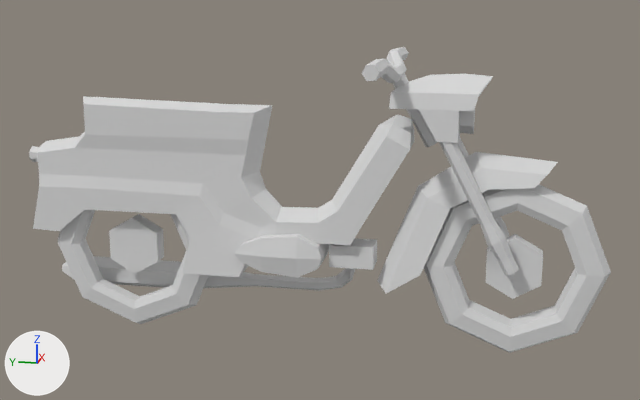
Before and after pictures for a commit that changed the glTF model models/ultimate-pack/low-poly-10/m/vehicles-motorbike-old.glb.
Rendered twice from a 50 mm camera at (-3.07, -0.63, 1.31) aimed at (0.03, -0.01, 0.54). The axes (+X, +Y, +Z) are drawn at lower left. The lights are the same throughout. The first picture is the older version. Where no turn or scale is listed for an object, it has been applied to the vertices.

The first picture shows 'motorbike-old'.
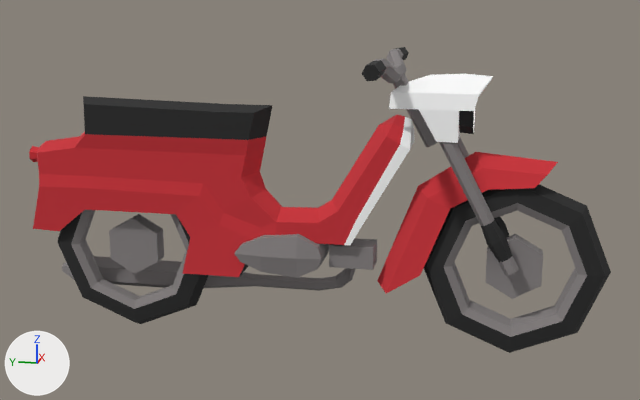
Where the change shows, as pixel boxes [x1, y1, x2, y2] in the pictures (640 x 400 px):
'motorbike-old', recoloured (darker)
    both: [29, 47, 611, 353]

Edits to the bpy script that builds the scene:
```text
Change mat_26_red_dark:
    mat_26_red_dark.base_color: (0.8, 0.8, 0.8) -> (0.591, 0.0296, 0.0395)  # white #e7e7e7 -> red #ca3038
Change mat_20_grey:
    mat_20_grey.base_color: (0.8, 0.8, 0.8) -> (0.242, 0.223, 0.223)  # white #e7e7e7 -> grey #878282
Change mat_17_grey_darkest:
    mat_17_grey_darkest.base_color: (0.8, 0.8, 0.8) -> (0.0222, 0.0222, 0.0222)  # white #e7e7e7 -> black #292929
```
